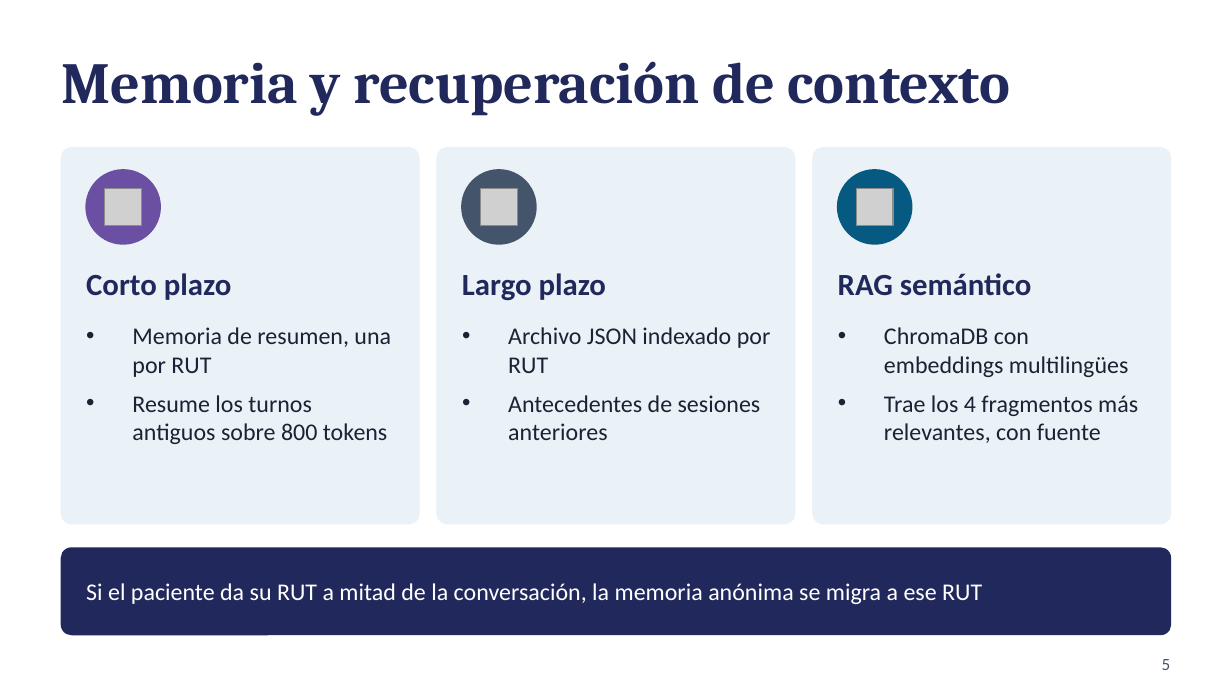
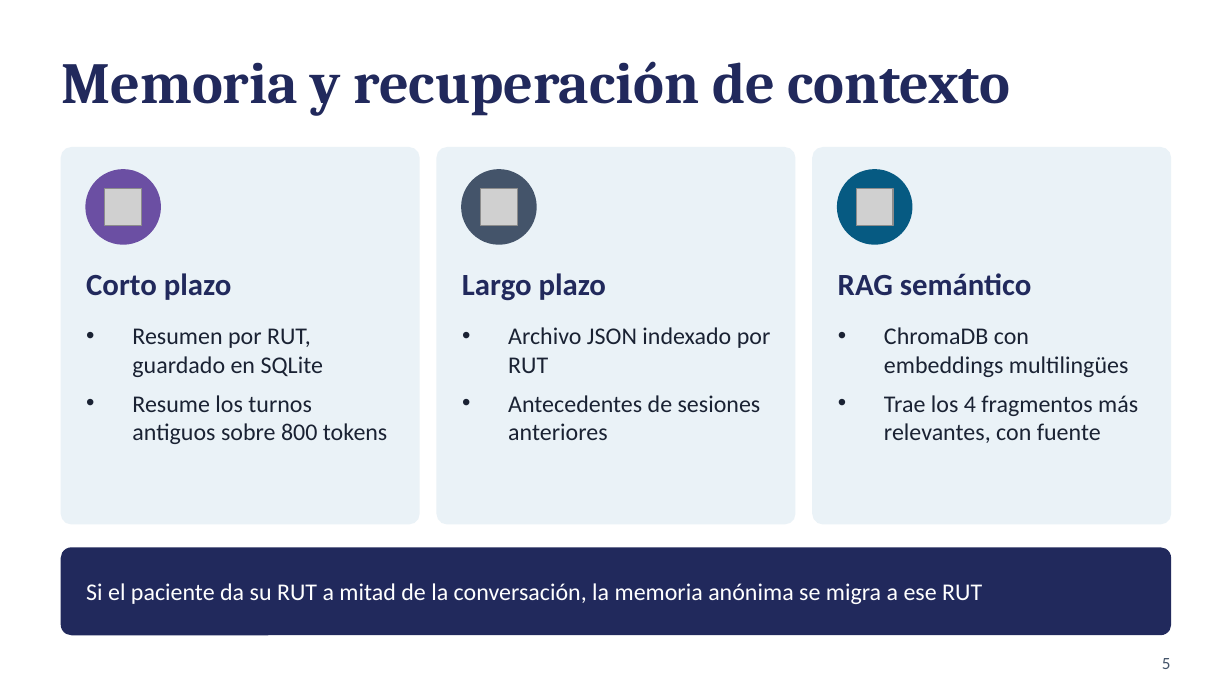
Before and after one commit to Gonzalo25U/agente-funcional-vitalis, a slide deck: slide 5 of EP2_Vitalis_Presentacion.pptx. Drawn at 1232x693 pixels with LibreOffice and Linux fonts; fonts in the diff are those of the drawing; grey boxes stand for pictures. Boxes give left, top, right and bottom in pixels: in the first picture for what was removed or moved away, otherwise in the second. Text is boxed around its words. In the diff, an @@ line names an element or a change of style, - is before the commit and + after.

```diff
--- a/EP2_Vitalis_Presentacion.pptx
+++ b/EP2_Vitalis_Presentacion.pptx
@@ text at (x1=132, y1=328, x2=323, y2=377): text changed @@
-• Memoria de resumen, una por RUT
+• Resumen por RUT, guardado en SQLite
```
Also in this commit, not shown: 5 other slides changed, 1 other file.
